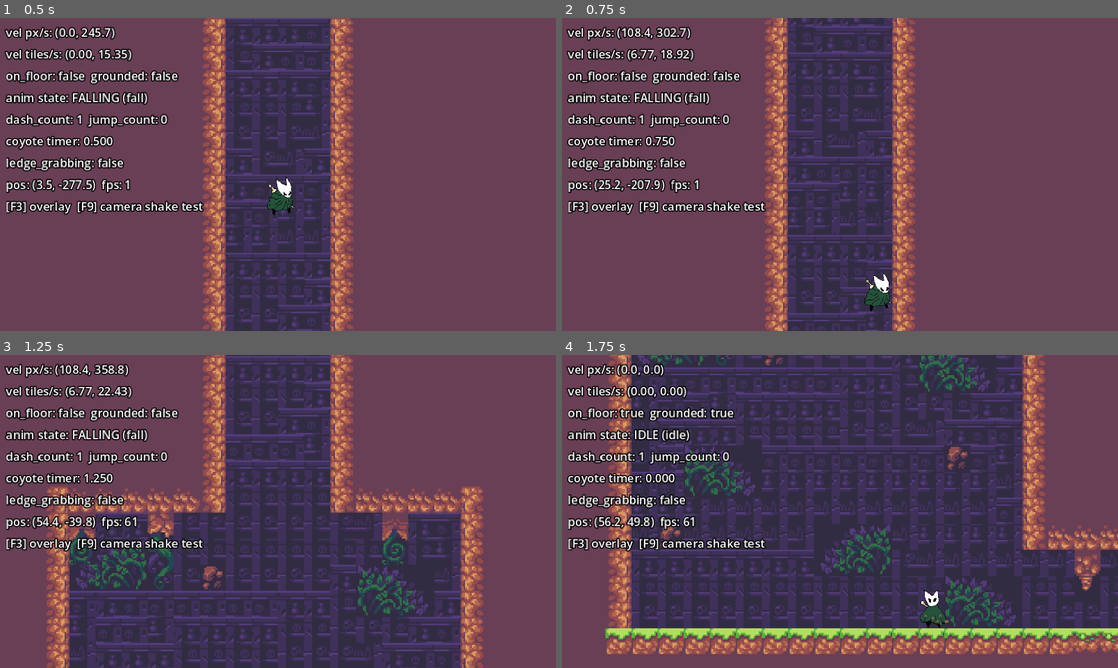
Above: before the commit, frames 1-4 (two rows, left to right).
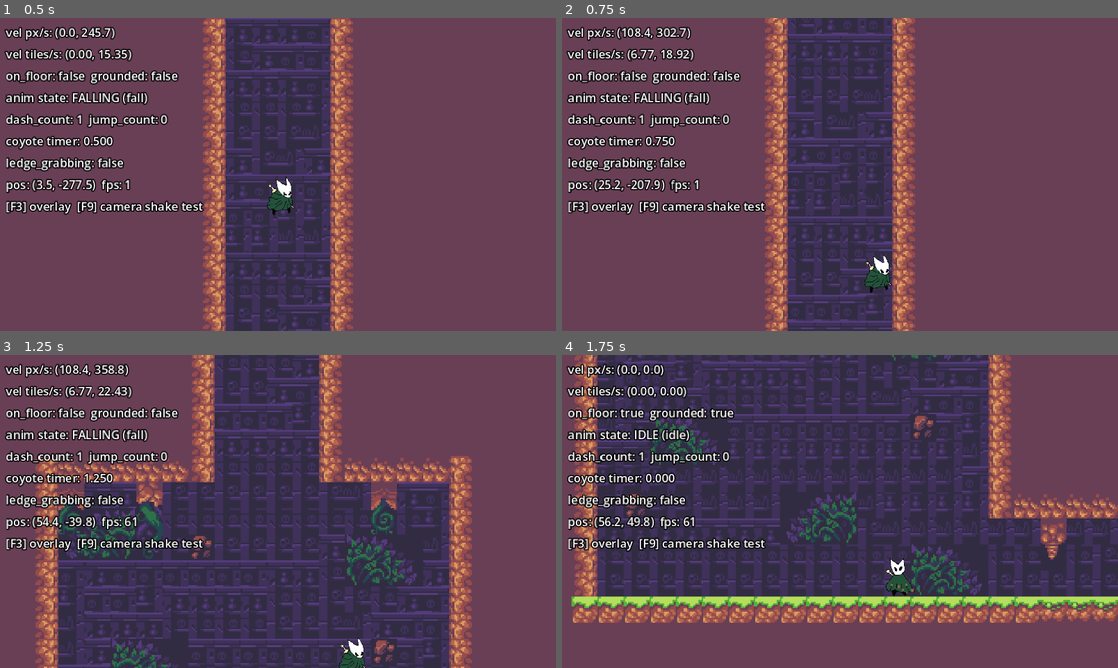
Above: after the commit, the same moments.

Repository: lamnguyenkhoa/silk-melody-ocean
Game: Godot game, scene res://scenes/world/world.tscn
Two runs of this game, one before a commit and one after it. Both use one fixed random seed, a clock stepped at 60 frames per second and the inputs below.
Inputs (mouse positions are in pixels of both pictures, inside the frame that each line leads up to):
- Up to frame 1 (0.5 s): no input
- Up to frame 2 (0.75 s): move the mouse to (962, 158) at 0.52 s; hold Right (move_right) from 0.53 s (still down); tap C (attack) at 0.6 s; click (962, 158) at 0.67 s
- Up to frame 3 (1.25 s): keep holding Right (move_right); tap X (jump) at 0.77 s
- Up to frame 4 (1.75 s): release Right (move_right) at 1.25 s; drag from (728, 527) to (812, 574) at 1.27 s

Frame 1 is identical in both runs. In frame 2, 7.8% of the frame differs, in the area x 36-64%, y 0-100%; in frame 3, 27%; in frame 4, 39%, in the area x 1-100%, y 0-96%.

Commit message:
Fix camera drag margin to match Unity dead zone (0.2)
Godot drag margins are fractions of the half-screen from centre, so
Unity's 0.2 dead zone maps to 0.2, not 0.4.

Co-Authored-By: Claude Opus 5.5 <noreply@anthropic.com>

Diff:
--- a/scenes/camera/game_camera.gd
+++ b/scenes/camera/game_camera.gd
@@ -10,8 +10,9 @@
 const CAMERA_ZOOM: float = 216.0 / 192.0
 ## Unity: CinemachineFramingTransposer X/Y damping 1 -> approx. Godot smoothing speed (plan 7.4).
 const FOLLOW_SMOOTHING_SPEED: float = 5.0
-## Unity: m_DeadZoneWidth/Height 0.2 (central 20 % of the screen). Godot drag margins are measured
-## from each screen EDGE, so a 0.2 dead zone is a margin of (1 - 0.2) / 2 = 0.4 per side.
+## Unity: m_DeadZoneWidth/Height 0.2 (central 20 % of the screen, i.e. +-10 % from centre).
+## Godot drag margins are measured from the screen CENTRE as a fraction of half the screen
+## (0 = always follow, 1 = only at the edge), so +-10 % of the screen = margin 0.2.
 const DEAD_ZONE: float = 0.2
 ## Shake amplitude in px per unit of "intensity" (plan 7.4: intensity 5 ~ 6 px).
 const SHAKE_PX_PER_INTENSITY: float = 1.2
@@ -32,7 +33,7 @@
 	zoom = Vector2.ONE * CAMERA_ZOOM
 	position_smoothing_enabled = true
 	position_smoothing_speed = FOLLOW_SMOOTHING_SPEED
-	var margin: float = (1.0 - DEAD_ZONE) / 2.0
+	var margin: float = DEAD_ZONE
 	drag_horizontal_enabled = true
 	drag_vertical_enabled = true
 	drag_left_margin = margin
Not shown, changed: SilkMelody2_Godot_Plan.md
